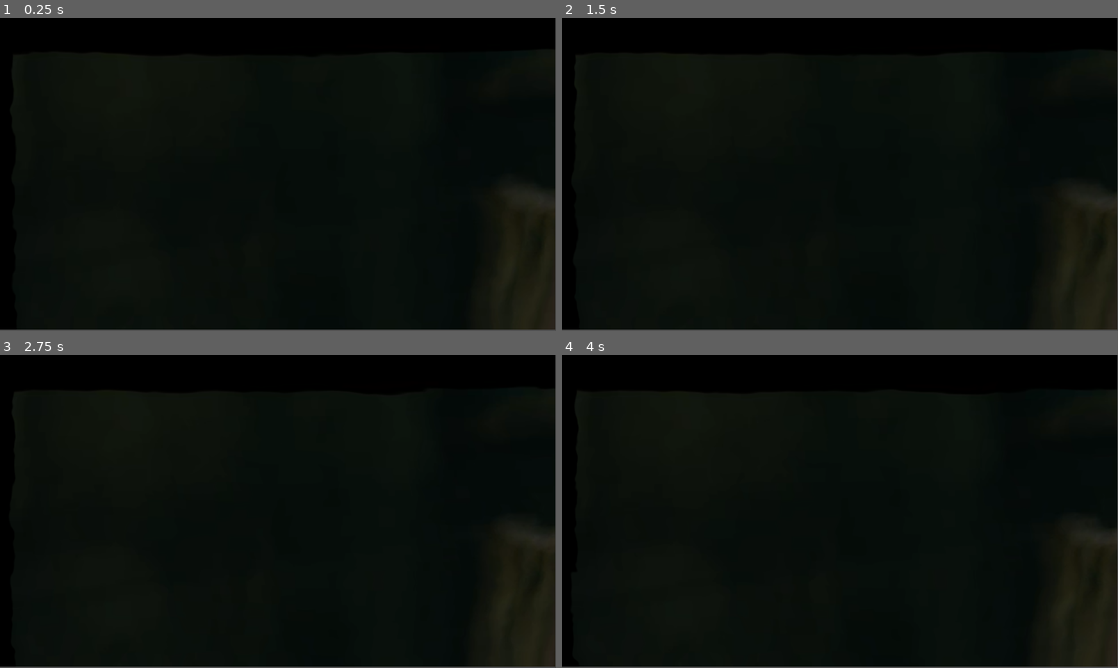
Above: before the commit, frames 1-4 (two rows, left to right).
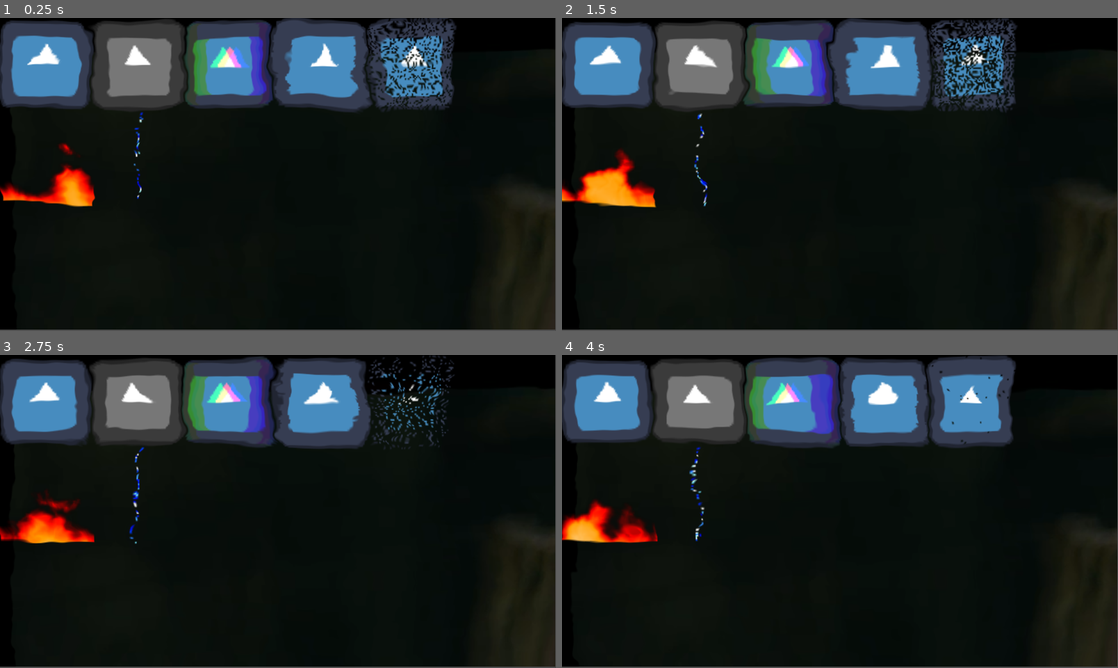
Above: after the commit, the same moments.

Repository: Clobie/Godot-2D-Shaders
Game: Godot game, scene res://main.tscn
The game is run twice, just before and just after one commit, with the same random seed, the same clock (stepped at 60 frames per second) and the same inputs. The engine's default icon, where the game draws it, is replaced by a stand-in: a white triangle on a blue panel in a dark square.
Inputs:
- Up to frame 1 (0.25 s): no input
- Up to frame 2 (1.5 s): no input
- Up to frame 3 (2.75 s): no input
- Up to frame 4 (4 s): no input

The runs differ from the first frame. In frame 1, 23% of the frame differs, in the area x 0-83%, y 0-61%; in frame 2, 23%; in frame 3, 20%; in frame 4, 23%, in the area x 0-82%, y 0-60%.

Commit message:
Update main.tscn

Diff:
--- a/main.tscn
+++ b/main.tscn
@@ -9,6 +9,8 @@
 [ext_resource type="Shader" path="res://shaders/pixel_dissolve.gdshader" id="7_nyvn0"]
 [ext_resource type="Shader" path="res://shaders/acid.gdshader" id="8_hpsda"]
 [ext_resource type="Texture2D" uid="uid://c6hqdntum417h" path="res://shaders/chrome_pOiM6Hm8Gj.png" id="9_ombdt"]
+
+[sub_resource type="ShaderMaterial" id="ShaderMaterial_ie187"]
 
 [sub_resource type="ShaderMaterial" id="ShaderMaterial_33jc5"]
 shader = ExtResource("2_nvcqh")
@@ -82,12 +84,16 @@
 shader = ExtResource("7_nyvn0")
 shader_parameter/progress = 0.5
 
-[sub_resource type="ShaderMaterial" id="ShaderMaterial_ie187"]
-
 [sub_resource type="ShaderMaterial" id="ShaderMaterial_gipxj"]
 shader = ExtResource("8_hpsda")
 
 [node name="Main" type="Node2D"]
+
+[node name="ChromePOiM6Hm8Gj" type="Sprite2D" parent="."]
+material = SubResource("ShaderMaterial_ie187")
+position = Vector2(956, 535)
+scale = Vector2(1.35352, 1.40155)
+texture = ExtResource("9_ombdt")
 
 [node name="Icon" type="Sprite2D" parent="."]
 position = Vector2(70, 70)
@@ -123,12 +129,6 @@
 position = Vector2(590, 70)
 texture = ExtResource("1_qhfb6")
 
-[node name="ChromePOiM6Hm8Gj" type="Sprite2D" parent="."]
-material = SubResource("ShaderMaterial_ie187")
-position = Vector2(956, 535)
-scale = Vector2(1.35352, 1.40155)
-texture = ExtResource("9_ombdt")
-
 [node name="ColorRect" type="ColorRect" parent="."]
 material = SubResource("ShaderMaterial_gipxj")
 offset_right = 1918.0
